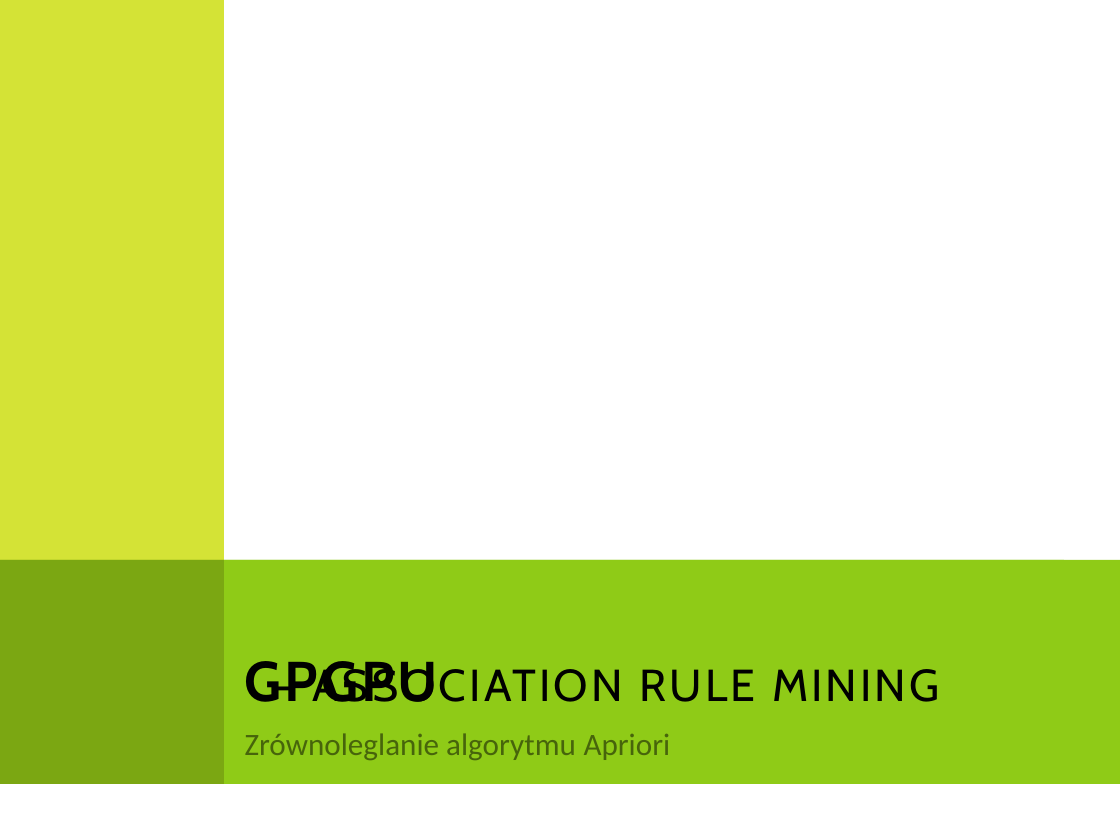
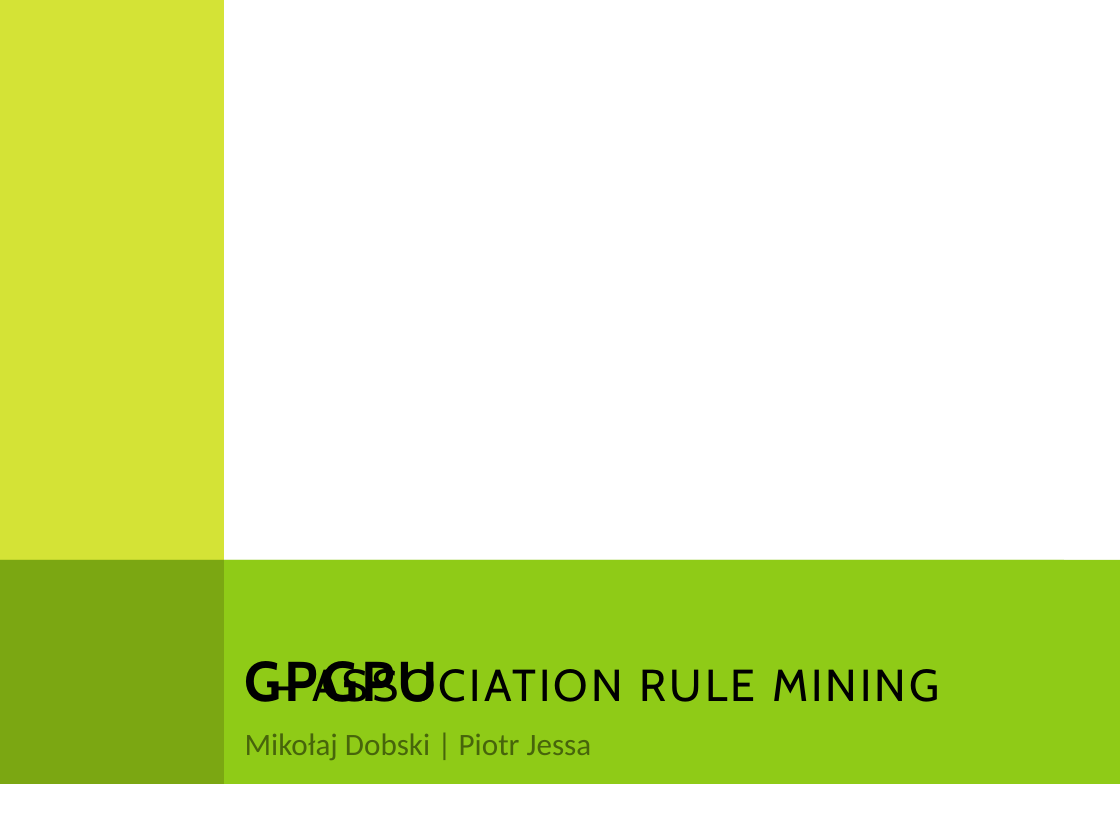
Before and after one commit to Dzess/DMARF, a slide deck: slide 1 of presentation/GPGPU_in_data_minig.pptx. Drawn at 1120x840 pixels with LibreOffice and Linux fonts; fonts in the diff are those of the drawing. Boxes give left, top, right and bottom in pixels: in the first picture for what was removed or moved away, otherwise in the second. Text is boxed around its words. In the diff, an @@ line names an element or a change of style, - is before the commit and + after.

```diff
--- a/presentation/GPGPU_in_data_minig.pptx
+++ b/presentation/GPGPU_in_data_minig.pptx
@@ subtitle at bbox=[245, 733, 592, 760]: text changed @@
-Zrównoleglanie algorytmu Apriori
+Mikołaj Dobski | Piotr Jessa
```
Also in this commit, not shown: 6 other slides changed, 5 slides added, 4 slides removed.
